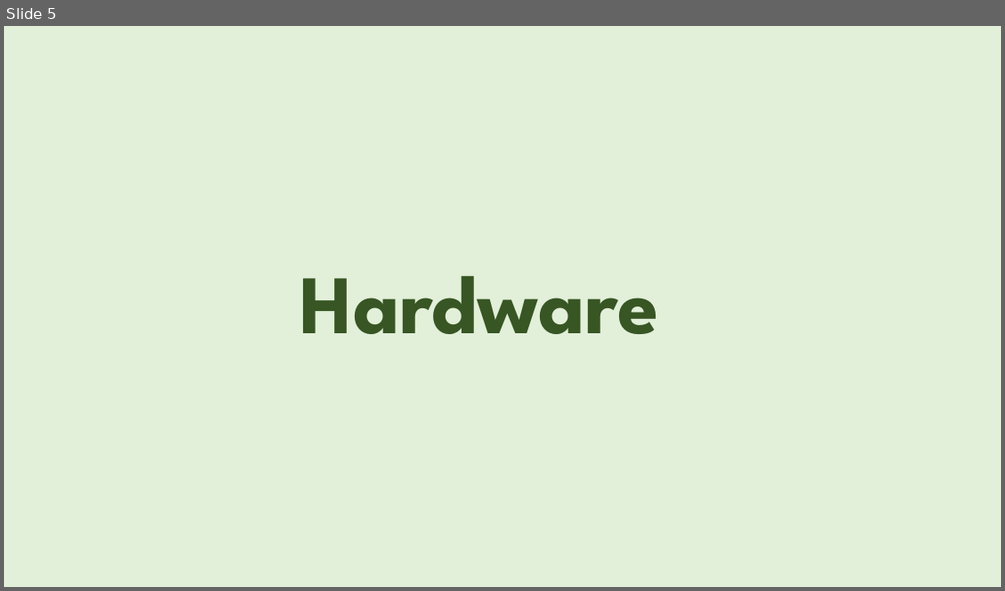
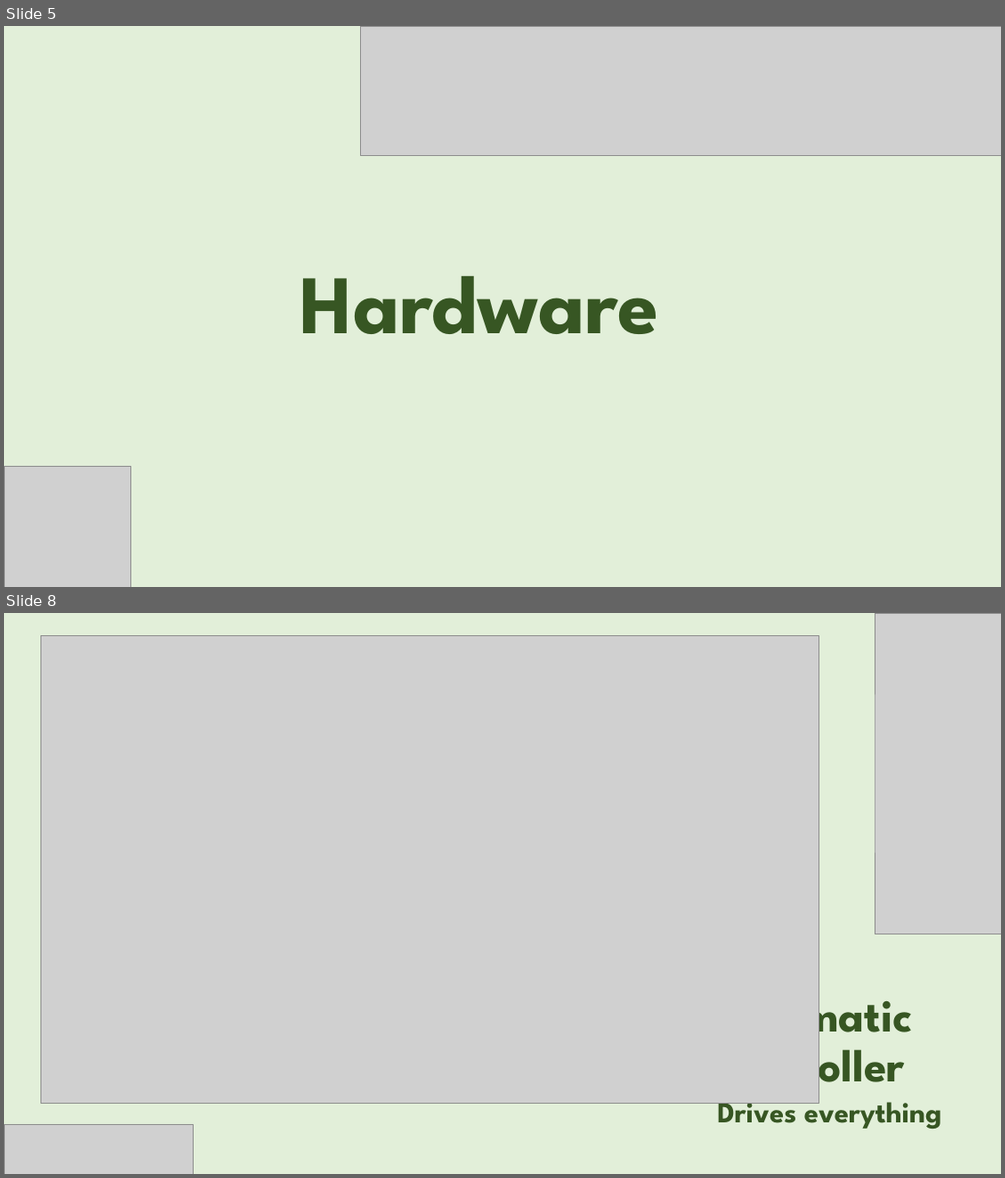
Before and after one commit to AsphodelRem/tv-tennis, a slide deck: presentation.pptx. Shown one above the other, each under a label of ours: slide 5 before the commit, slides 5 and 8 after it; the slides between them are not shown. The pictures are 1005x591 and 1005x1178 pixels, drawn with LibreOffice and Linux fonts; fonts in the diff are those of the drawing; grey boxes stand for pictures; background and template pictures are left out. Boxes give left, top, right and bottom in pixels: in the first picture for what was removed or moved away, otherwise in the second. Text is boxed around its words. In the diff, an @@ line names an element or a change of style, - is before the commit and + after.

```diff
--- a/presentation.pptx
+++ b/presentation.pptx
@@ slide 8 added at <box>4,613,1001,1174</box>, background #E2EFD9 @@
@@ picture added at <box>40,635,818,1103</box> @@
@@ picture added at <box>874,613,1001,933</box> @@
@@ title added at <box>716,986,913,1094</box>, 44 pt, text #375623, bold @@
+Kinematic
+controller
@@ text added at <box>717,1093,942,1128</box>, 28 pt, text #375623, bold @@
+Drives everything
@@ picture added at <box>4,1124,194,1174</box> @@
@@ slide 5 changed as well @@
@@ picture added at <box>361,26,1001,156</box> @@
@@ picture added at <box>4,466,131,587</box> @@
```
Also in this commit, not shown: 6 other slides changed, 6 other slides added, 4 slides removed.
